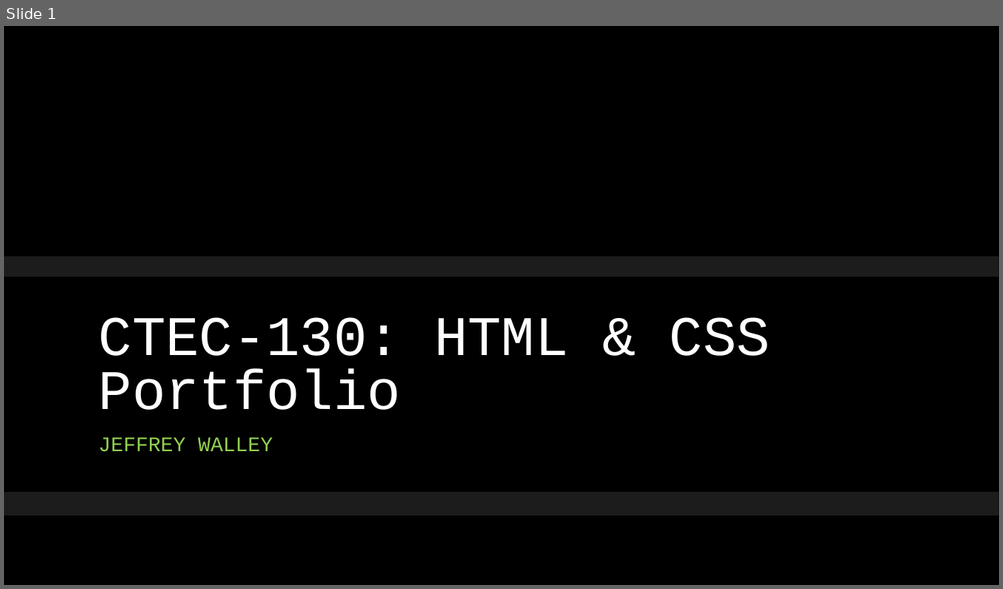
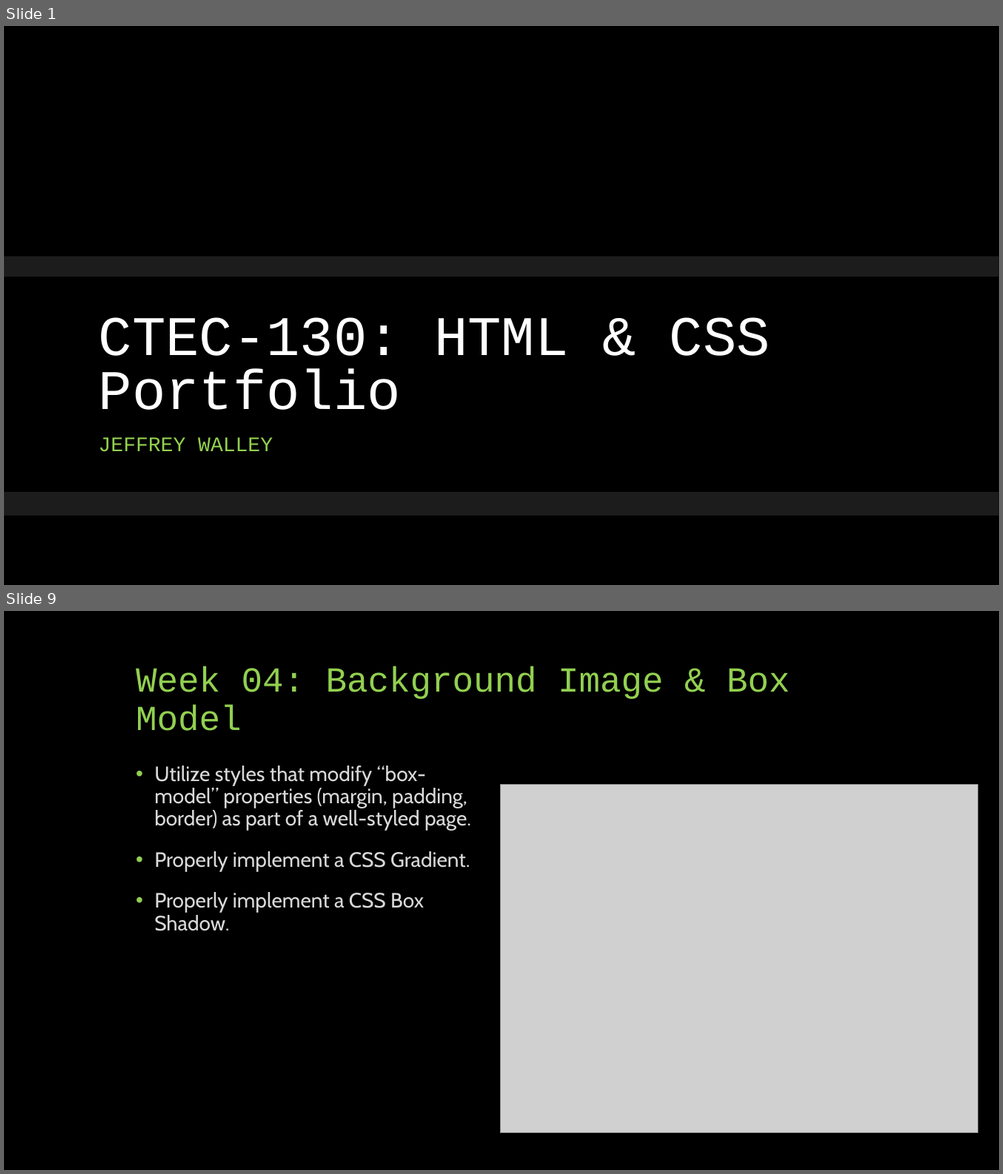
Before and after one commit to Ploppa-Smurph/ctec130_html, a slide deck: wk07/130portfolio_midterm.pptx. Shown one above the other, each under a label of ours: slide 1 before the commit, slides 1 and 9 after it; the slides between them are not shown. The pictures are 1003x589 and 1003x1174 pixels, drawn with LibreOffice and Linux fonts; fonts in the diff are those of the drawing; grey boxes stand for pictures; background and template pictures are left out. Boxes give left, top, right and bottom in pixels: in the first picture for what was removed or moved away, otherwise in the second. Text is boxed around its words. In the diff, an @@ line names an element or a change of style, - is before the commit and + after.

```diff
--- a/wk07/130portfolio_midterm.pptx
+++ b/wk07/130portfolio_midterm.pptx
@@ slide 9 added at [4,611,999,1170], background #000000 @@
@@ title added at [136,667,790,731], 34 pt, text #92D050 @@
+Week 04: Background Image & Box Model
@@ text added at [154,766,471,931], 20 pt, text #D9D9D9 @@
+• Utilize styles that modify “box-model” properties (margin, padding, border) as part of a well-styled page.
+• Properly implement a CSS Gradient.
+• Properly implement a CSS Box Shadow.
@@ picture added at [500,785,978,1133] @@
```
Also in this commit, not shown: 1 slide changed, 12 other slides added, 9 slides removed, 28 other files.
